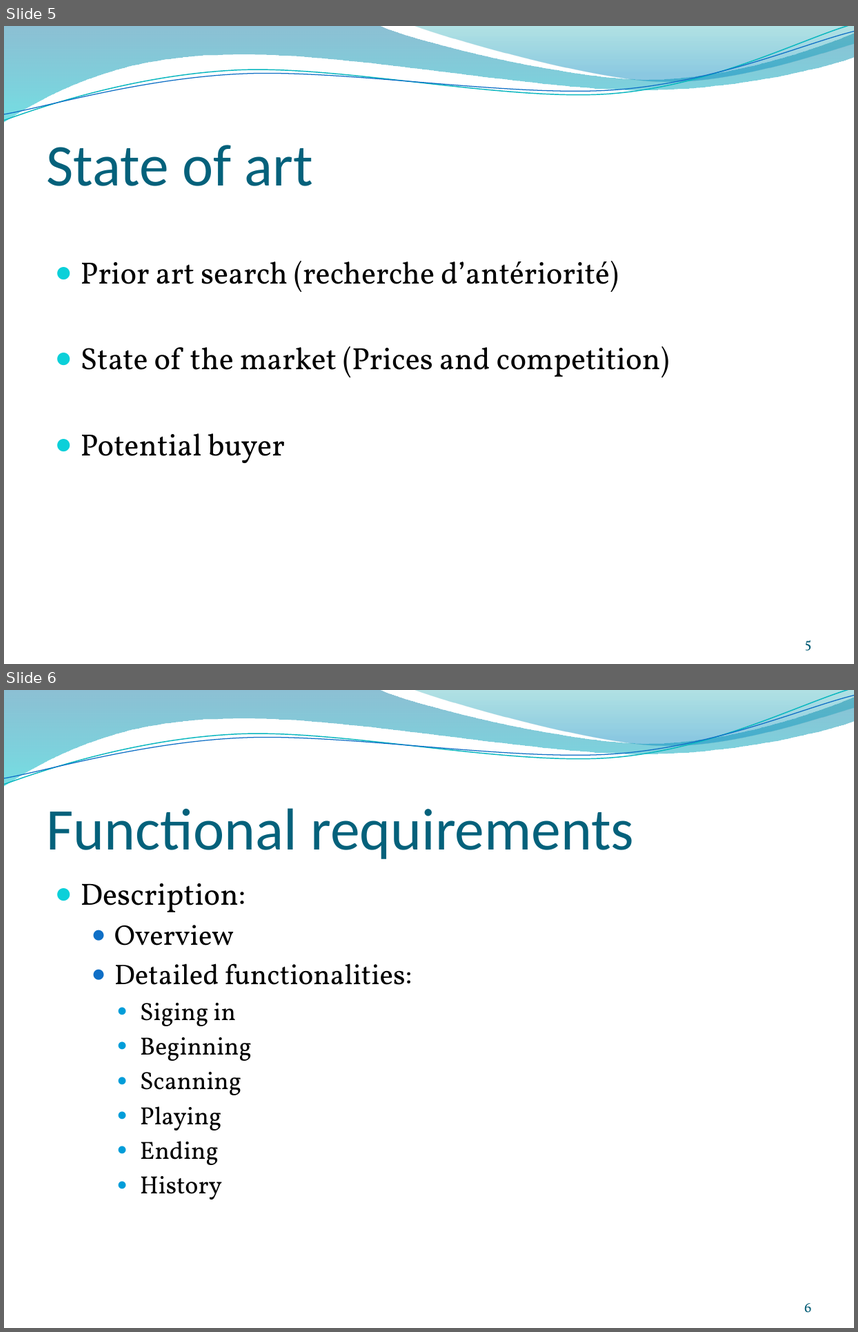
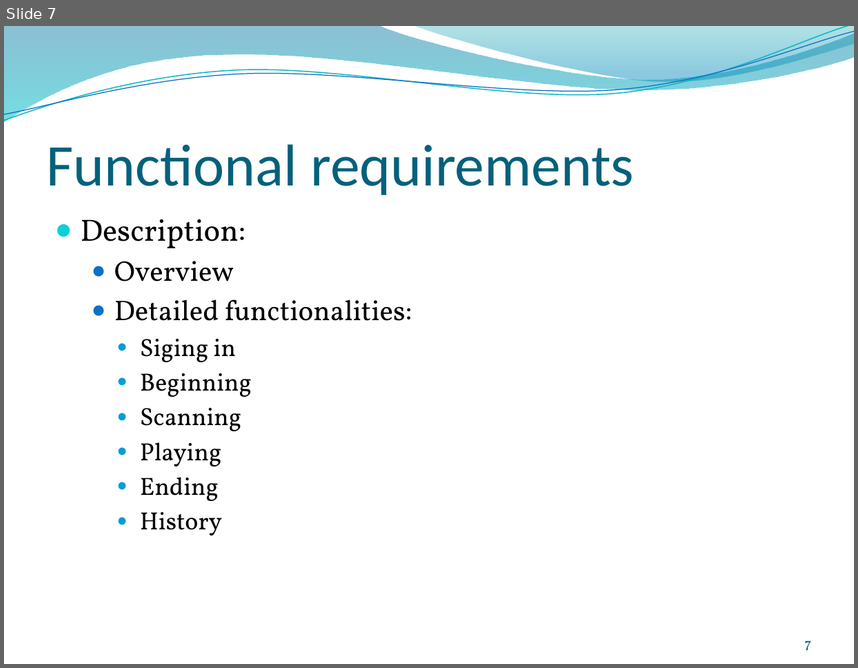
Before and after one commit to anbrous/project, a slide deck: Blue_weasel/blueweasel_docs/presentation/Pre-soutenance Projet Blue Weasel.pptx. Shown one above the other, each under a label of ours: slides 5 and 6 before the commit, slide 7 after it. The pictures are 858x1332 and 858x668 pixels, drawn with LibreOffice and Linux fonts; fonts in the diff are those of the drawing; background and template pictures are left out. Boxes give left, top, right and bottom in pixels: in the first picture for what was removed or moved away, otherwise in the second. Text is boxed around its words. In the diff, an @@ line names an element or a change of style, - is before the commit and + after.

```diff
--- a/Blue_weasel/blueweasel_docs/presentation/Pre-soutenance Projet Blue Weasel.pptx
+++ b/Blue_weasel/blueweasel_docs/presentation/Pre-soutenance Projet Blue Weasel.pptx
@@ slide 5 removed at <box>4,26,854,664</box>, background picture (left out); not listed: 4 template elements that a slide beside it also shows @@
@@ title removed at <box>47,145,313,186</box> @@
-State of art
@@ text removed at <box>81,261,670,463</box> @@
-● Prior art search (recherche d’antériorité)
-● State of the market (Prices and competition)
-● Potential buyer
@@ page number removed at <box>805,639,812,650</box> @@
-5
@@ what was slide 6 is now slide 7 @@
@@ page number at <box>804,640,811,650</box>: text changed @@
-6
+7
```
Also in this commit, not shown: 3 slides changed, 3 slides added, 1 other slide removed.
